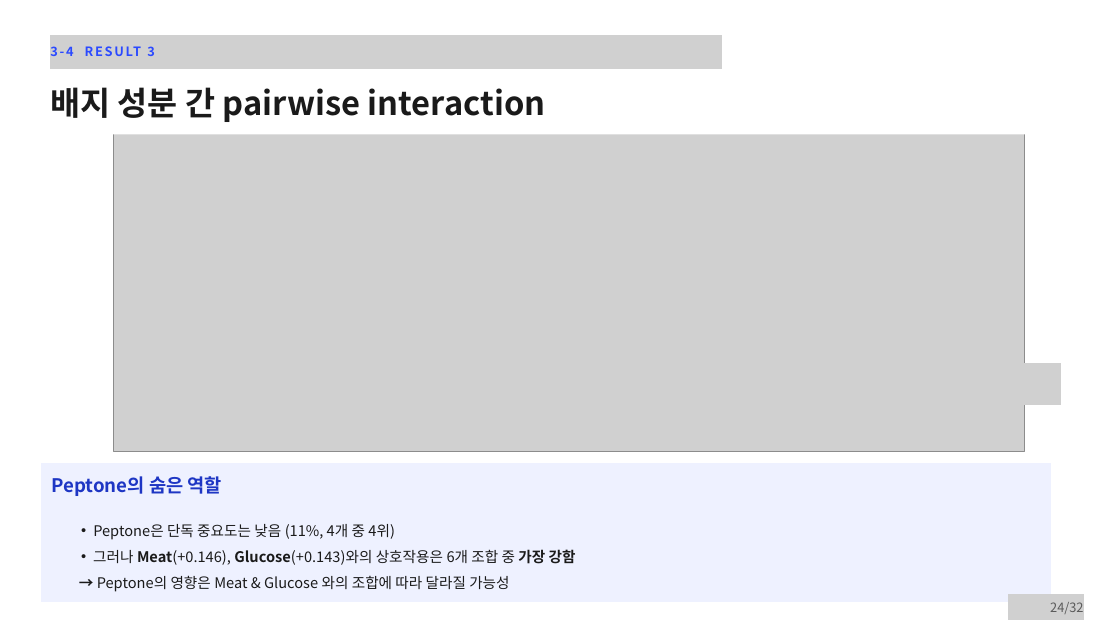
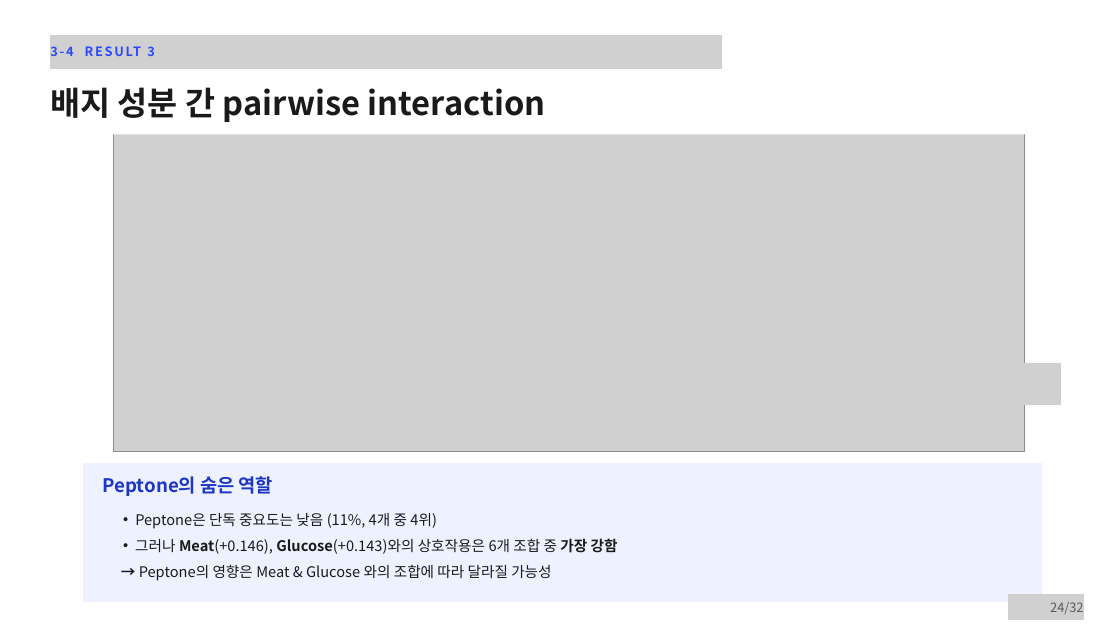
Before and after one commit to youngPath12/microbiom-team-1, a slide deck: slide 24 of 오믹스,마이크로바이옴_Team 1.pptx. Drawn at 1120x630 pixels with LibreOffice and Linux fonts; fonts in the diff are those of the drawing; grey boxes stand for pictures. Boxes give left, top, right and bottom in pixels: in the first picture for what was removed or moved away, otherwise in the second. Text is boxed around its words. In the diff, an @@ line names an element or a change of style, - is before the commit and + after.

```diff
--- a/오믹스,마이크로바이옴_Team 1.pptx
+++ b/오믹스,마이크로바이옴_Team 1.pptx
@@ freeform shape: place and size @@
-freeform shape at (41, 463, 1051, 601)
+freeform shape at (83, 463, 1042, 601)
@@ text "Peptone의 숨은 역할": place and size @@
-text "Peptone의 숨은 역할" at (51, 476, 222, 496)
+text "Peptone의 숨은 역할" at (102, 476, 273, 496)
@@ text "Peptone은 단독 중요도는 낮음 (11%, ...": place and size @@
-text "Peptone은 단독 중요도는 낮음 (11%, ..." at (93, 524, 576, 592)
+text "Peptone은 단독 중요도는 낮음 (11%, ..." at (135, 513, 618, 581)
```
Also in this commit, not shown: 1 other slide changed.
